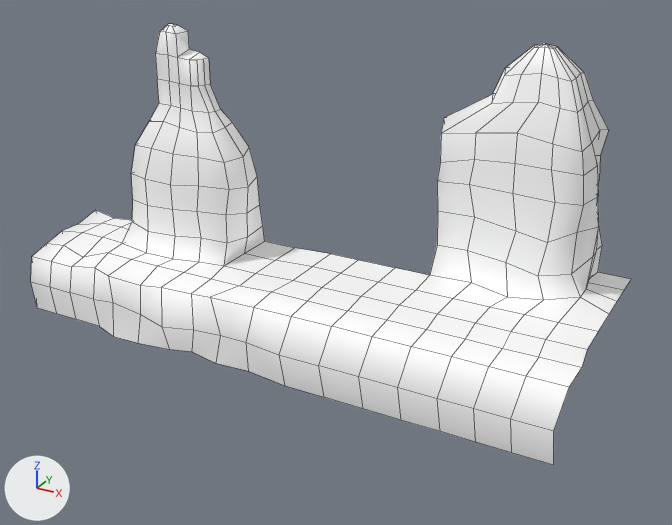
The Blender file Assets/Models/Level2/Level2b.blend, before and after one commit.
Both versions are drawn from a 50 mm camera at (36.6, -41.4, 23.4) aimed at (12.1, 3.2, 1.1). The axes (+X, +Y, +Z) are drawn at lower left. The lights are the same throughout. Mesh edges are drawn as thin lines.
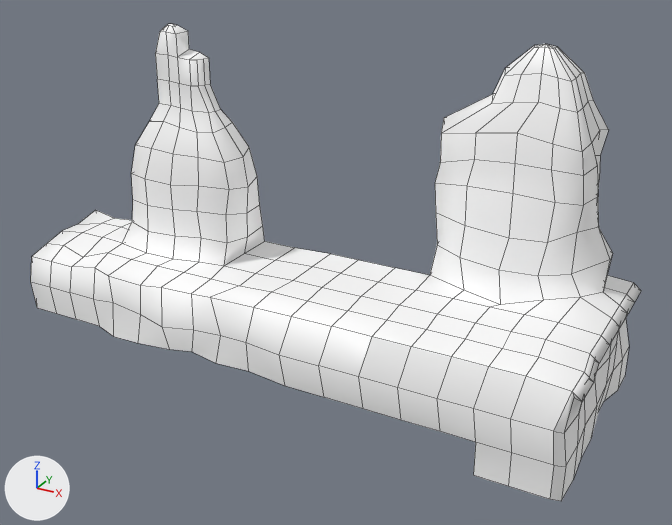
Commit message: Level 3 added

Location of each change, [x1, y1, x2, y2] in pixels of the pictures (672 x 525 px; the box of a moved part takes in the faces that stretch with it):
'Plane', reshaped (8% taller): before [31, 24, 631, 465]; after [31, 24, 641, 501]
part 1 of me_plane, moved or reshaped: [416, 160, 555, 315] in both
part 2 of me_plane, built on: before [358, 227, 631, 465]; after [358, 227, 641, 501]

Patch to the scene script:
```diff
--- a/Assets/Models/Level2/Level2b.blend.py
+++ b/Assets/Models/Level2/Level2b.blend.py
@@ me_plane @@
 # used by ob_plane; location = (-1.0, 0.0, 0.0)
 # verts and faces of me_plane; kept vertices keep their numbers, new ones are numbered from 323
 # before: 164 (18.2, 9.2, 2.1), 167 (17.9, 9.2, 0.1), 168 (18.1, 7.3, 0.2), 171 (18.3, 7.4, 2.1), 176 (18.2, 6.0, 6.1) at pixel (437, 181)
 # before: 177 (20.2, 5.8, 6.4) at pixel (469, 184), 183 (23.1, 5.8, 4.1) at pixel (515, 231), 184 (20.5, 6.3, 4.3) at pixel (474, 217), 185 (18.5, 5.7, 4.5) at pixel (437, 211), 187 (20.3, 5.9, 2.3) at pixel (467, 250)
 # before: 188 (22.7, 5.8, 2.1) at pixel (505, 262), 212 (23.0, 5.5, 0.1) at pixel (507, 297), 225 (20.9, 5.3, 0.6) at pixel (471, 282)
-me_plane.from_pydata(...)  # 323 vertices, 280 faces; spans x -6.8..29.0, y -3.6..11.0, z -4.1..14.2
+me_plane.from_pydata(...)  # 377 vertices, 322 faces; spans x -6.8..29.7, y -3.6..11.0, z -6.4..14.2
+# me_plane part 1
+for i in [164, 167, 168]: verts[i] += (-0.3, 0.0, 0.0)
+for i in [183, 188, 212]: verts[i] += (0.0, -1.2, 0.0)
+verts[171] = (17.9, 7.4, 2.1)  # moved
+verts[176] = (18.2, 5.7, 6.1)  # moved, pixel (434, 182)
+verts[177] = (20.2, 5.5, 6.4)  # moved, pixel (466, 185)
+verts[184] = (20.5, 4.8, 4.3)  # moved, pixel (464, 225)
+verts[185] = (18.5, 5.3, 4.5)  # moved, pixel (435, 212)
+verts[187] = (20.3, 4.8, 2.3)  # moved, pixel (459, 257)
+verts[225] = (20.9, 4.2, 0.6)  # moved, pixel (463, 290)
+# me_plane part 2
+# 8 vertices are removed from x 28.7..29.0, y -2.5..11.0, z 0.2..0.4
+# 14 faces are deleted
+# 3 vertices in x 26.8..27.0, y 7.8..9.5, z 0.6..2.6 move by (1.0, 0.0, 0.0)
+# 1 vertex moves from x 26.7, y 9.2, z 0.5 to x 27.6, y 9.2, z 0.5
+# 46 vertices are added at x 18.1..29.6, y -3.4..11.0, z -6.4..0.2
+# 5 new vertices lie (2.3, 0.0, -0.2) away from vertices in x 26.6..26.9, y -1.0..11.0, z 0.3..0.4
+# 5 new vertices lie (0.5, 0.0, -0.4) away from vertices in x 28.9..29.2, y -1.0..11.0, z 0.1..0.2
+# 6 new vertices lie (0.0, 0.0, 2.1) away from vertices in x 29.1..29.3, y -2.5..11.0, z -6.4..-6.1
+# 55 new faces join them, smooth
+# 1 new face joins them
 me_plane.materials.append(mat_tex_level4_psd)
```
